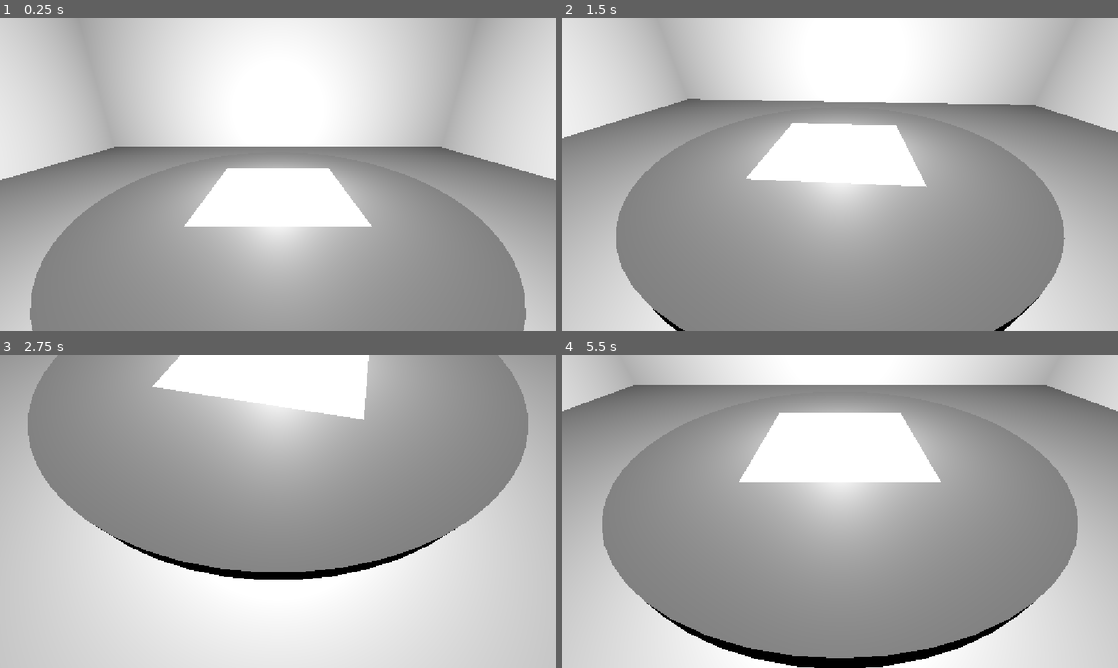
Above: before the commit, frames 1-4 (two rows, left to right).
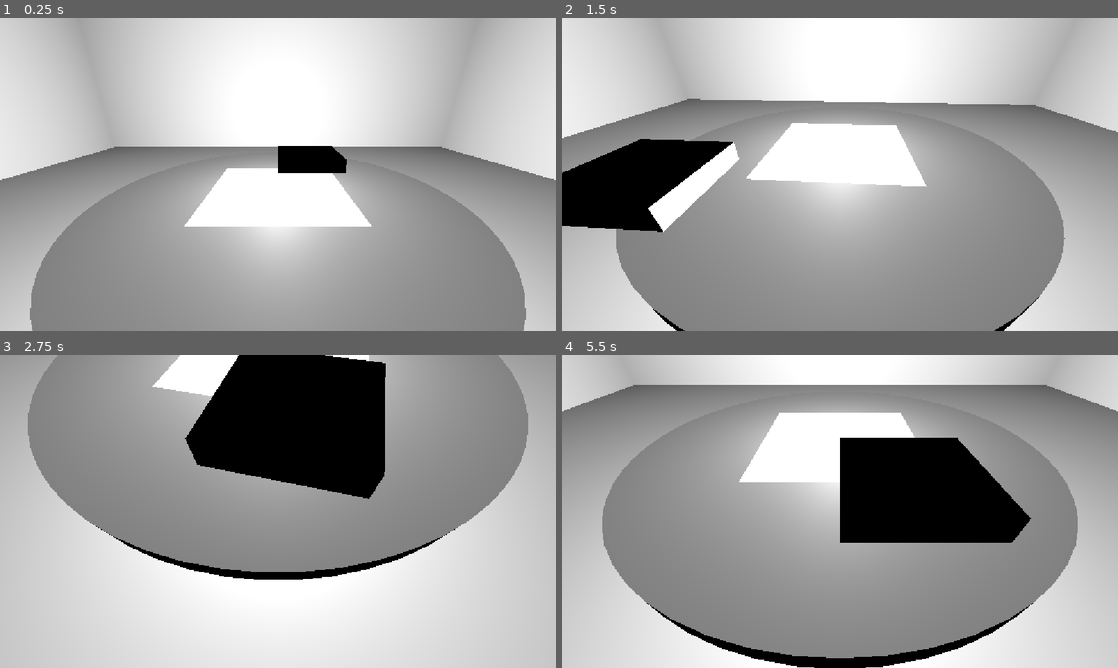
Above: after the commit, the same moments.

Repository: greywolfcode/TBD
Game: Godot game, scene res://areas/game.tscn
Two runs of this game, one before a commit and one after it. Both use one fixed random seed, a clock stepped at 60 frames per second and the inputs below.
Inputs (mouse positions are in pixels of both pictures, inside the frame that each line leads up to):
- Up to frame 1 (0.25 s): no input
- Up to frame 2 (1.5 s): tap Enter at 0.5 s; move the mouse to (962, 158) at 0.52 s; hold D (rotate_right) 0.53-1.28 s; tap Mouse wheel up (zoom_in) at 0.6 s; move the mouse to (728, 190) at 1.27 s; hold S (tilt_down) from 1.28 s (still down); tap Mouse wheel down (zoom_out) at 1.35 s
- Up to frame 3 (2.75 s): move the mouse to (333, 442) at 2.02 s; release S (tilt_down) at 2.03 s; hold D (rotate_right) from 2.03 s (still down); tap Mouse wheel up (zoom_in) at 2.1 s
- Up to frame 4 (5.5 s): move the mouse to (812, 574) at 2.77 s; release D (rotate_right) at 2.78 s; hold W (tilt_up) 2.78-3.53 s; tap Mouse wheel down (zoom_out) at 2.85, 4.35 s; move the mouse to (1006, 558) at 3.52 s; hold A (rotate_left) 3.53-5.03 s; tap Mouse wheel up (zoom_in) at 3.6, 5.1 s; move the mouse to (673, 464) at 4.27 s; move the mouse to (867, 511) at 5.02 s; hold S (tilt_down) from 5.03 s (still down)

The runs differ from the first frame. In frame 1, 1.0% of the frame differs, in the area x 50-63%, y 40-50%; in frame 2, 6.8%; in frame 3, 13%, in the area x 33-70%, y 0-46%; in frame 4, 9.7%.

Commit message:
Create grid tracking script

Diff:
--- a/src/areas/game.tscn
+++ b/src/areas/game.tscn
@@ -3,6 +3,8 @@
 [ext_resource type="Script" uid="uid://by04h3qqcpb1m" path="res://camaras/play_camara.gd" id="1_yhr22"]
 [ext_resource type="PackedScene" uid="uid://n2uqe6w3q43g" path="res://areas/background.tscn" id="2_15ku6"]
 [ext_resource type="PackedScene" uid="uid://clarjomh430v6" path="res://world/table/table.tscn" id="3_bllmp"]
+[ext_resource type="Script" uid="uid://dnj6034oivbs8" path="res://world/table/table.gd" id="4_3psbg"]
+[ext_resource type="PackedScene" uid="uid://dur34mf6no77" path="res://tiles/preview/tile_preview.tscn" id="5_o4u2g"]
 
 [node name="game" type="Node3D" unique_id=988747938]
 
@@ -16,3 +18,6 @@
 transform = Transform3D(1, 0, 0, 0, 1, 0, 0, 0, 1, 0, -2, 0)
 
 [node name="table" parent="." unique_id=983783951 instance=ExtResource("3_bllmp")]
+script = ExtResource("4_3psbg")
+
+[node name="tile_preview" parent="table" unique_id=1668961949 instance=ExtResource("5_o4u2g")]
--- /dev/null
+++ b/src/world/table/table.gd
@@ -0,0 +1,36 @@
+extends Node3D
+
+const RAY_LENGTH: int = 50
+@onready var preview: Node3D = $tile_preview
+
+# Called when the node enters the scene tree for the first time.
+func _ready() -> void:
+	preview.hide()
+	preview.position.y = 0.5
+
+func _physics_process(delta: float) -> void:
+	var space_state = get_world_3d().direct_space_state
+	var cam = $"../camara/Camera3D"
+	var mousepos = get_viewport().get_mouse_position()
+
+	var origin = cam.project_ray_origin(mousepos)
+	var end = origin + cam.project_ray_normal(mousepos) * RAY_LENGTH
+	var query = PhysicsRayQueryParameters3D.create(origin, end)
+	query.collide_with_areas = true
+
+	var result = space_state.intersect_ray(query)
+
+	if result:
+		var grid_x = floor(result.position.x) + 0.5
+		var grid_z = floor(result.position.z) + 0.5
+
+		preview.position.x = grid_x
+		preview.position.z = grid_z
+
+		preview.show()
+	else:
+		preview.hide()
+
+# Called every frame. 'delta' is the elapsed time since the previous frame.
+func _process(delta: float) -> void:
+	pass
Not shown, added: src/world/table/table.gd.uid
